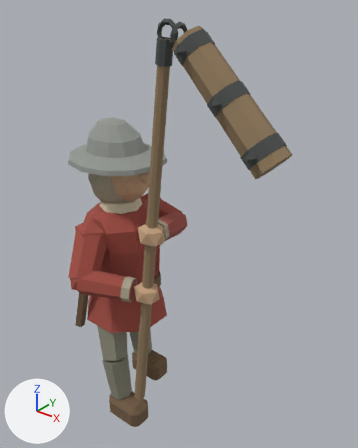
An edit to the glTF model assets/3d/models/units/infantry_flail.glb, drawn before and after from the same camera.
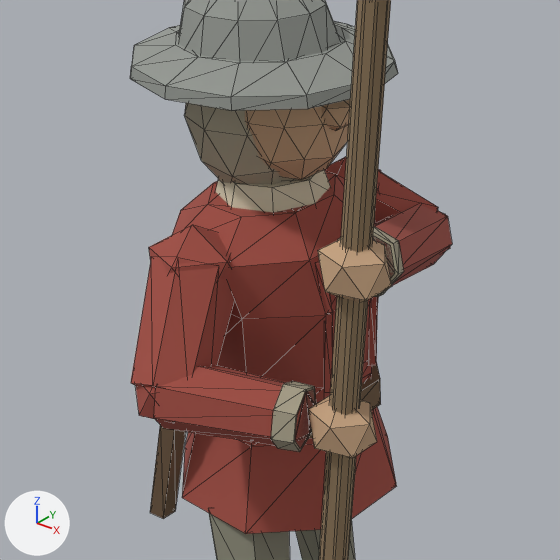
Each version is shown whole from a camera (50 mm lens) standing at (1.857, -1.799, 2.474) and looking at (0.377, 0.05, 1.327), then close up on the part from 6% to 64% of the width and 30% to 77% of the height. The lights are fixed; the arrows at lower left show +X, +Y and +Z. The older version's two pictures come first. The close-ups show mesh edges as thin lines. Vertices at exactly the same position are counted once.

In view in the first close-up: 'infantry_flail_hose', 'infantry_flail_leather', 'infantry_flail_linen', 'infantry_flail_oak', 'infantry_flail_padded_linen', 'infantry_flail_skin', 'infantry_flail_steel', 'infantry_flail_team_cloth'.
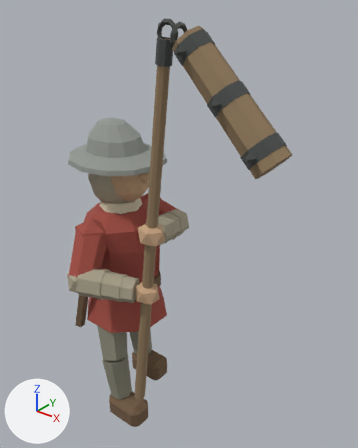
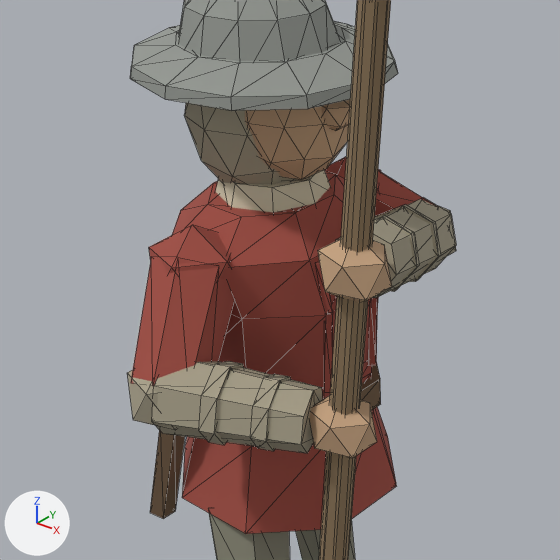
The change, as a list of edits to the scene's bpy script:
```text
Change me_cone_271:
    used by ob_infantry_flail_padded_linen; location = (0.0, 0.0, 0.0)
    remove me_cone_271.from_pydata(...)  # 70 vertices, 128 faces; spans x -0.173..0.454, y -0.335..0.151, z 0.985..1.71
    add me_cone_271.from_pydata(...)  # 150 vertices, 264 faces; spans x -0.173..0.46, y -0.445..0.405, z 0.972..1.71
    me_cone_271 part 1: a new loose piece, an icosphere of 20 faces spanning x -0.02..0.14, y -0.445..-0.295, z 0.972..1.148, in mat_padded_linen (beige #aaa28b)
    me_cone_271 part 2: a new loose piece, an icosphere of 20 faces spanning x 0.05..0.21, y 0.255..0.405, z 1.072..1.248, in mat_padded_linen (beige #aaa28b)
    me_cone_271 part 3: the loose piece of 14 vertices spanning x 0.248..0.342, y -0.335..-0.197, z 0.985..1.115 is rebuilt with 14 vertices and now spans x 0.209..0.298, y -0.357..-0.21, z 0.98..1.124
    me_cone_271 part 4: a new loose piece of 14 vertices spanning x 0.026..0.356, y -0.445..-0.191, z 0.984..1.144, in mat_padded_linen (beige #aaa28b)
    me_cone_271 part 5: a new loose piece of 14 vertices spanning x 0.114..0.209, y -0.405..-0.244, z 0.978..1.137, in mat_padded_linen (beige #aaa28b)
    me_cone_271 part 6: a new loose piece of 14 vertices spanning x 0.061..0.46, y -0.21..0.377, z 1.089..1.431, in mat_padded_linen (beige #aaa28b)
    me_cone_271 part 7: a new loose piece of 14 vertices spanning x 0.158..0.315, y 0.081..0.198, z 1.164..1.323, in mat_padded_linen (beige #aaa28b)
    me_cone_271 part 8: a new loose piece of 14 vertices spanning x 0.257..0.4, y -0.087..0.021, z 1.242..1.387, in mat_padded_linen (beige #aaa28b)
    me_cone_271 part 9
    14 vertices are removed from x 0.319..0.454, y -0.198..-0.088, z 1.291..1.426
    24 faces are deleted
Change me_flailman_padded_jack:
    used by ob_infantry_flail_team_cloth; location = (0.0, 0.0, 0.0)
    remove me_flailman_padded_jack.from_pydata(...)  # 216 vertices, 368 faces; spans x -0.245..0.448, y -0.436..0.393, z 0.65..1.421
    add me_flailman_padded_jack.from_pydata(...)  # 164 vertices, 280 faces; spans x -0.245..0.245, y -0.428..0.393, z 0.65..1.35
    me_flailman_padded_jack part 10: the loose piece of 14 vertices spanning x 0.069..0.448, y -0.195..0.371, z 1.097..1.421 is deleted
    me_flailman_padded_jack part 11: the loose piece of 14 vertices spanning x 0.03..0.34, y -0.436..-0.202, z 0.99..1.134 is deleted
    me_flailman_padded_jack part 12: the loose piece of 12 vertices spanning x -0.006..0.126, y -0.433..-0.307, z 0.986..1.134 is deleted
    other edits to the shape of me_flailman_padded_jack do not show in these pictures
```

What differs and where, as boxes (x1, y1, x2, y2) in the close-ups (560 x 560 px):
'infantry_flail_team_cloth', reshaped: before (131, 157, 452, 534); after (131, 157, 437, 534)
'infantry_flail_padded_linen', reshaped (49% wider): before (184, 103, 404, 452); after (127, 103, 456, 453)
part 1 of me_cone_271, added (beige): after (127, 370, 177, 430)
part 2 of me_cone_271, added: after (439, 206, 456, 256)
part 3 of me_cone_271, rebuilt (11% narrower, 8% taller): before (271, 381, 316, 452); after (250, 374, 290, 451)
part 4 of me_cone_271, added (beige): after (152, 361, 323, 453)
part 5 of me_cone_271, added (beige): after (199, 361, 243, 445)
part 6 of me_cone_271, added (beige): after (336, 197, 456, 298)
part 7 of me_cone_271, added: after (374, 204, 440, 282)
part 8 of me_cone_271, added: after (374, 216, 419, 291)
part 9 of me_cone_271, deleted: before (338, 226, 404, 297)
part 10 of me_flailman_padded_jack, deleted (red): before (373, 204, 452, 286)
part 11 of me_flailman_padded_jack, deleted (red): before (154, 365, 315, 448)
part 12 of me_flailman_padded_jack, deleted (red): before (135, 385, 156, 419)
